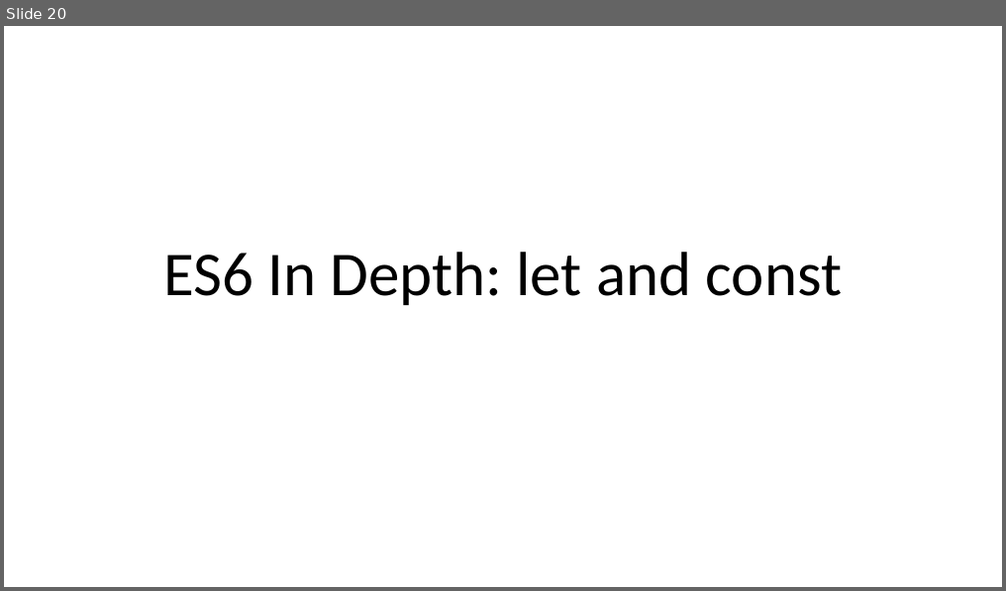
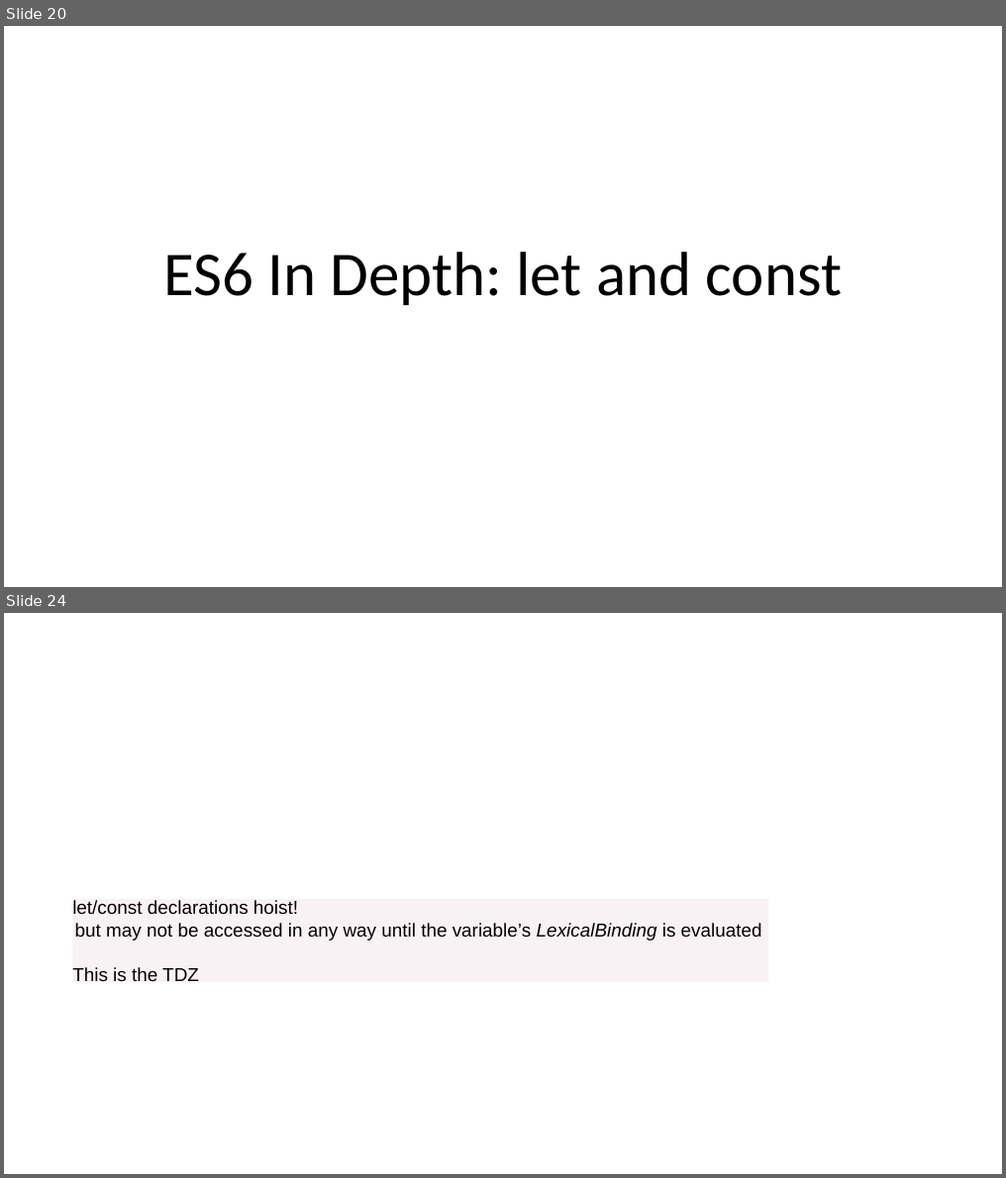
Before and after one commit to dzmitry-varabei/front-end-course, a slide deck: es6/es6.pptx. Shown one above the other, each under a label of ours: slide 20 before the commit, slides 20 and 24 after it; the slides between them are not shown. The pictures are 1006x591 and 1006x1178 pixels, drawn with LibreOffice and Linux fonts; fonts in the diff are those of the drawing. Boxes give left, top, right and bottom in pixels: in the first picture for what was removed or moved away, otherwise in the second. Text is boxed around its words. In the diff, an @@ line names an element or a change of style, - is before the commit and + after.

```diff
--- a/es6/es6.pptx
+++ b/es6/es6.pptx
@@ slide 24 added at (4, 613, 1002, 1174), background #FFFFFF @@
@@ text added at (73, 895, 769, 986), fill #F9F2F4, 18 pt, text #000000 @@
+let/const declarations hoist!
+but may not be accessed in any way until the variable’s LexicalBinding is evaluated
+This is the TDZ
```
Also in this commit, not shown: 6 other slides added.
